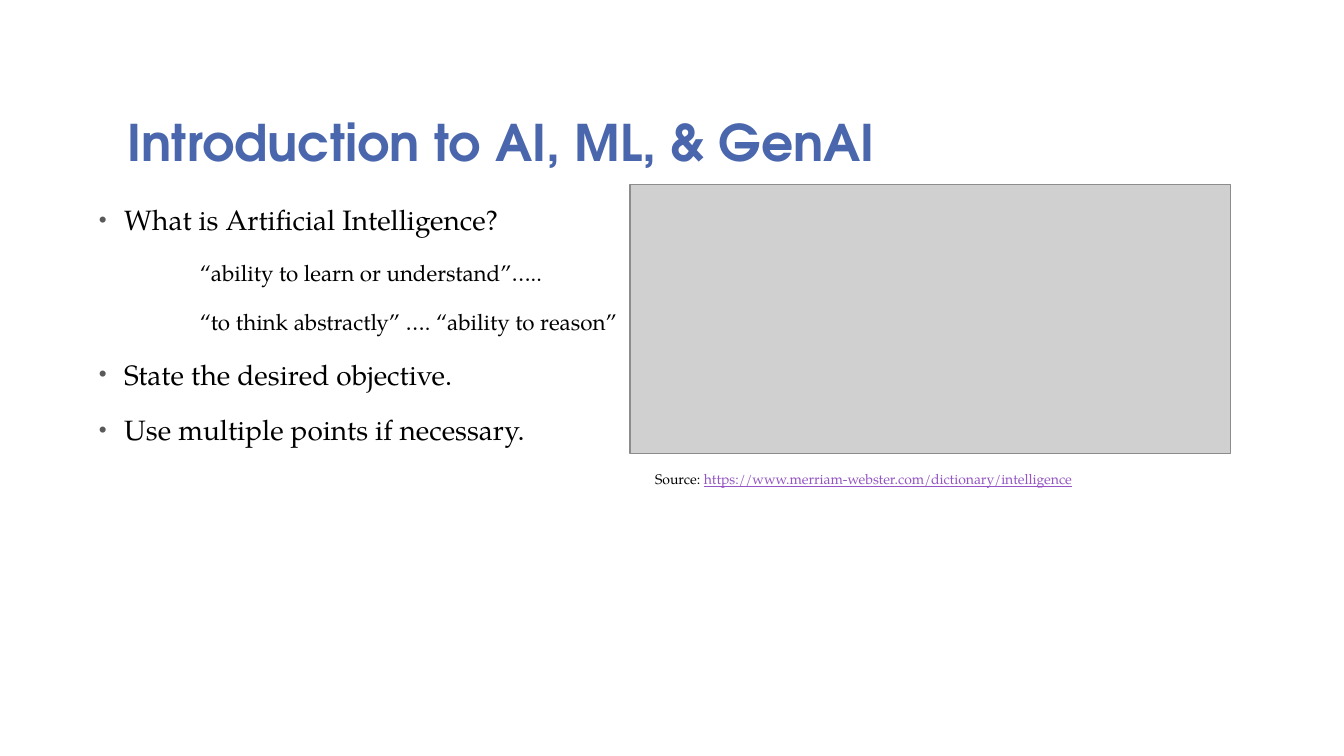
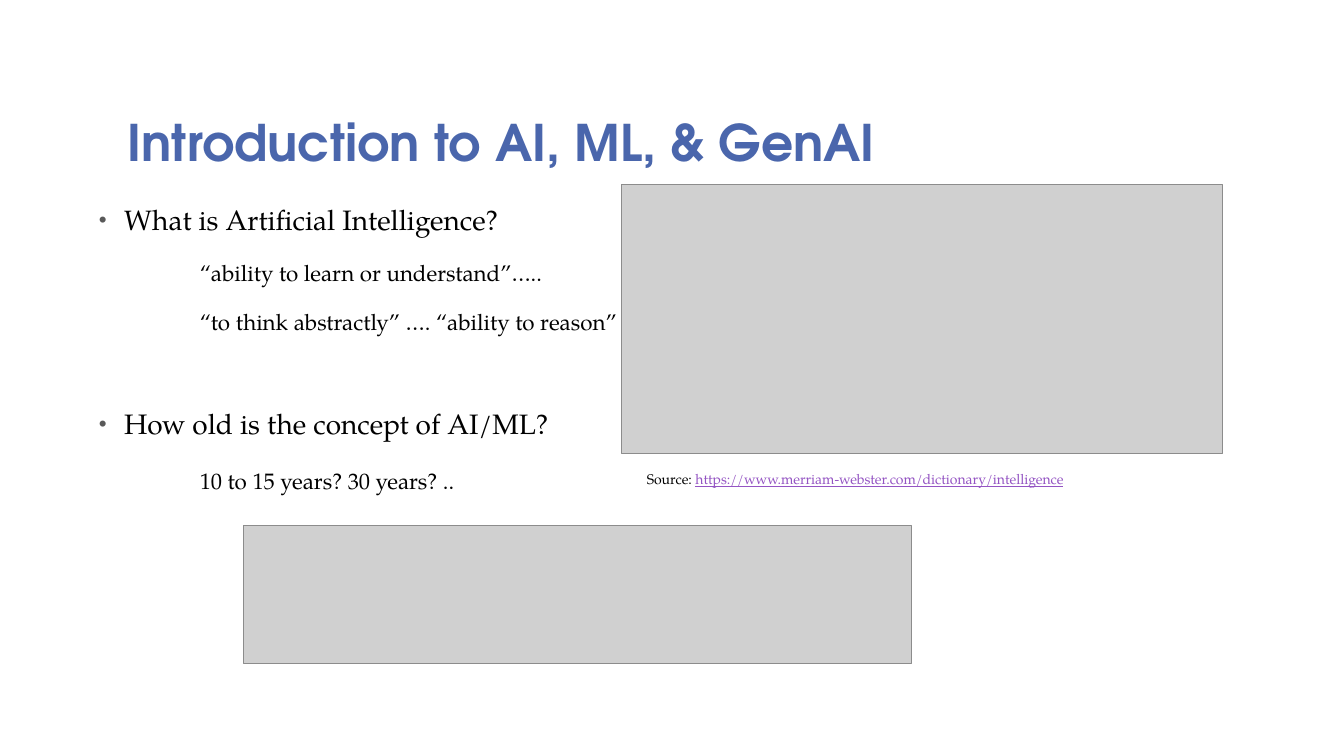
Before and after one commit to sswamyn/aiml_notes, a slide deck: slide 3 of AI_ML-GenAI-an-Overview-Q12024.pptx. Drawn at 1344x756 pixels with LibreOffice and Linux fonts; fonts in the diff are those of the drawing; grey boxes stand for pictures; background and template pictures are left out. Boxes give left, top, right and bottom in pixels: in the first picture for what was removed or moved away, otherwise in the second. Text is boxed around its words. In the diff, an @@ line names an element or a change of style, - is before the commit and + after.

```diff
--- a/AI_ML-GenAI-an-Overview-Q12024.pptx
+++ b/AI_ML-GenAI-an-Overview-Q12024.pptx
@@ picture: place and size @@
-picture at box(630, 185, 1231, 454)
+picture at box(621, 185, 1222, 454)
@@ text at box(124, 413, 548, 496): text changed @@
-• State the desired objective.
-• Use multiple points if necessary.
+• How old is the concept of AI/ML?
+10 to 15 years? 30 years? ..
@@ text "Source: https://www.merriam-webster.com/dictionary/intellige ...": place and size @@
-text "Source: https://www.merriam-webster.com/dictionary/intellige ..." at box(655, 474, 1072, 488)
+text "Source: https://www.merriam-webster.com/dictionary/intellige ..." at box(647, 474, 1063, 488)
@@ picture added at box(243, 526, 910, 664) @@
```
Also in this commit, not shown: 1 other slide changed, 8 slides added, 3 slides removed, 4 other files.
